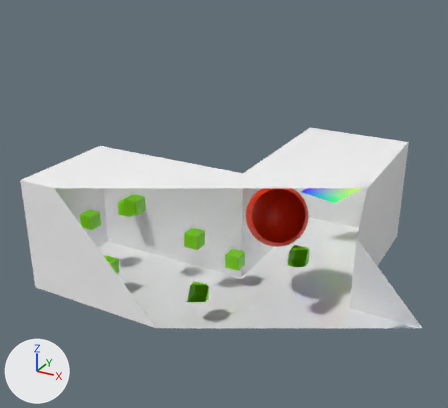
Before and after pictures for a commit that changed the Blender file examples/rays/rays.blend.
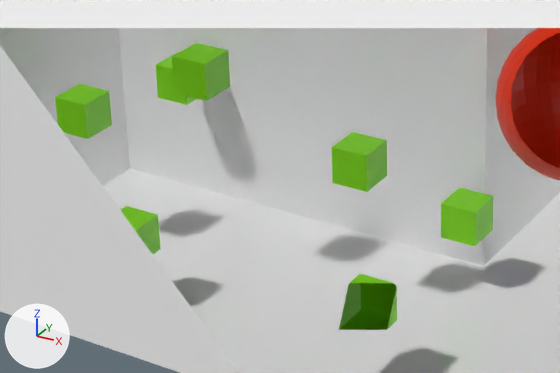
Old and new are each drawn from a camera (50 mm lens) standing at (13.47, -30.37, 18.67) and looking at (-4.78, 2.81, 2.08) and again close up on the part from 13% to 60% of the width and 44% to 78% of the height. The axes (+X, +Y, +Z) are drawn at lower left. The lights are the same throughout. Everything nearer to the camera than a plane just in front of the edit is cut away.
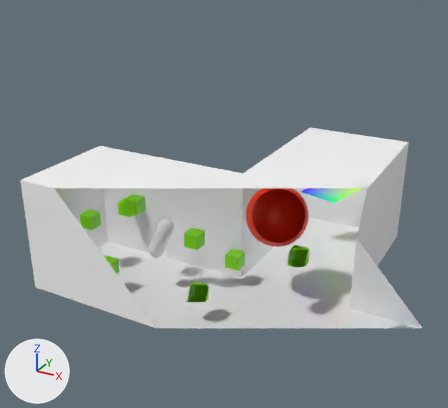
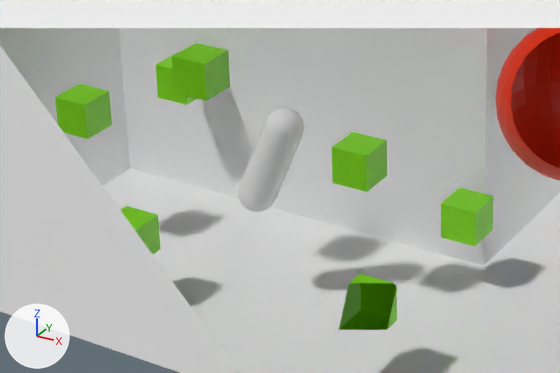
Where the change shows, as pixel boxes (x1, y1, x2, y2) in the close-ups (560 x 373 px):
```json
{"object": "Capsule", "change": "added", "after": [238, 107, 304, 212]}
```

Edits to the scene script, one JSON object a line:
```json
{"op": "add", "block": "me_sphere_001", "code": ["me_sphere_001 = bpy.data.meshes.new('Sphere.001')", "me_sphere_001.from_pydata(...)  # 514 vertices, 544 faces; spans x -0.5..0.5, y -0.5..0.5, z -1.5..1.5", "me_sphere_001.materials.append(mat_white)"]}
{"op": "add", "block": "ob_capsule", "code": ["ob_capsule = bpy.data.objects.new('Capsule', me_sphere_001)", "ob_capsule.location = (-8.0, 0.0, 0.0)", "ob_capsule.rotation_euler = (0.0, 0.384, 0.384)  # degrees (0, 22, 22)"]}
```
